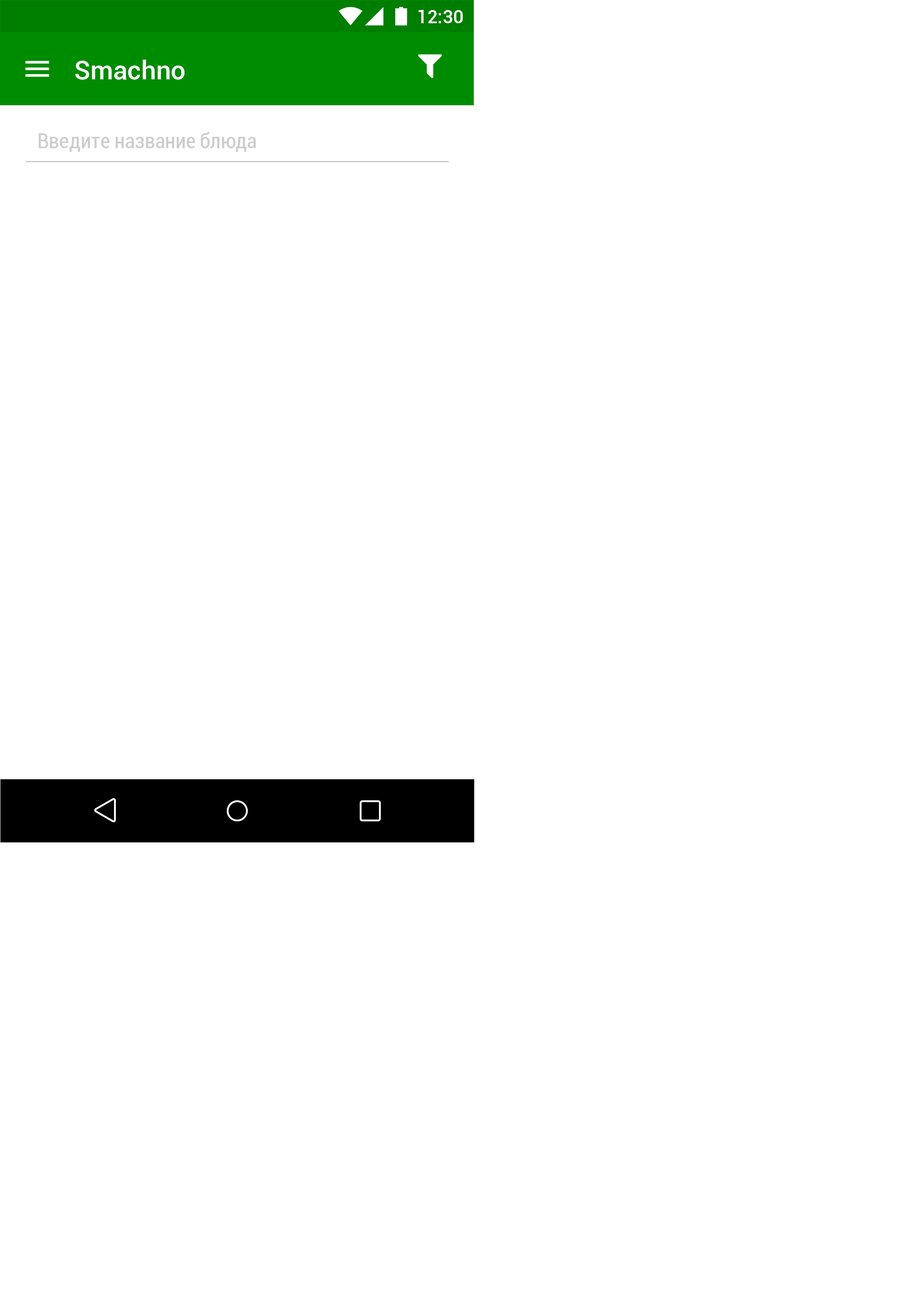
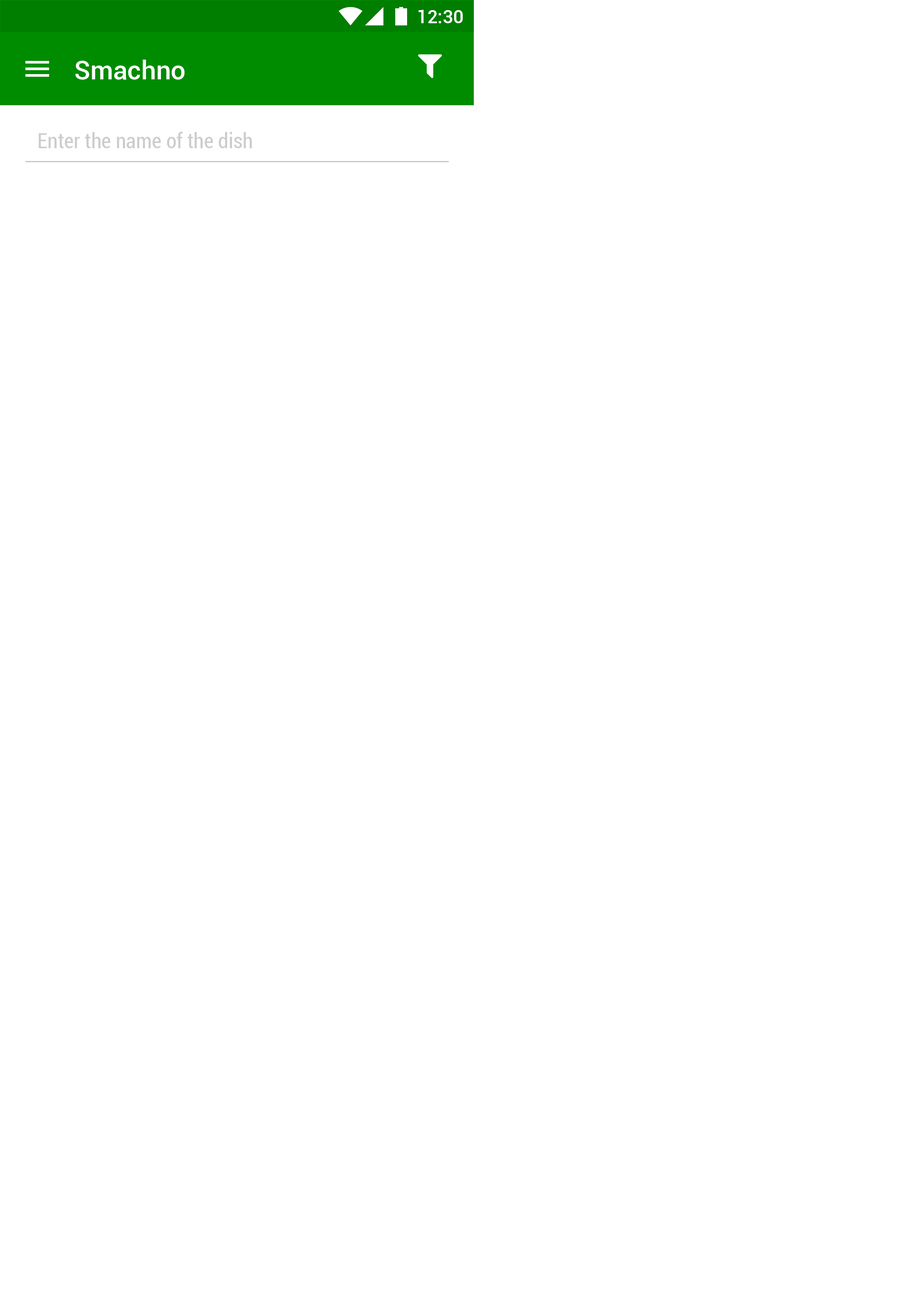
Layered file, before and after one edit (923 x 1291). Changes by layer:
painted on "Введите название блюда" over [43, 131, 257, 153]
hid group "<Group>" (1st of 2, in "smachno_search") (4 layers) over [0, 779, 475, 843]
